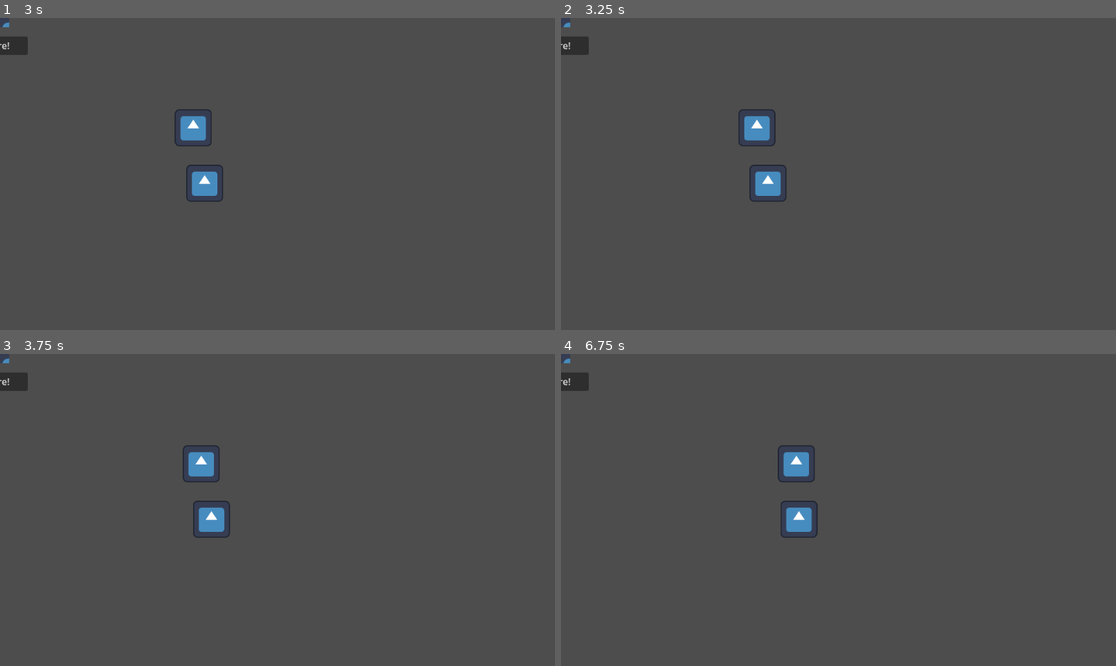
Above: before the commit, frames 1-4 (two rows, left to right).
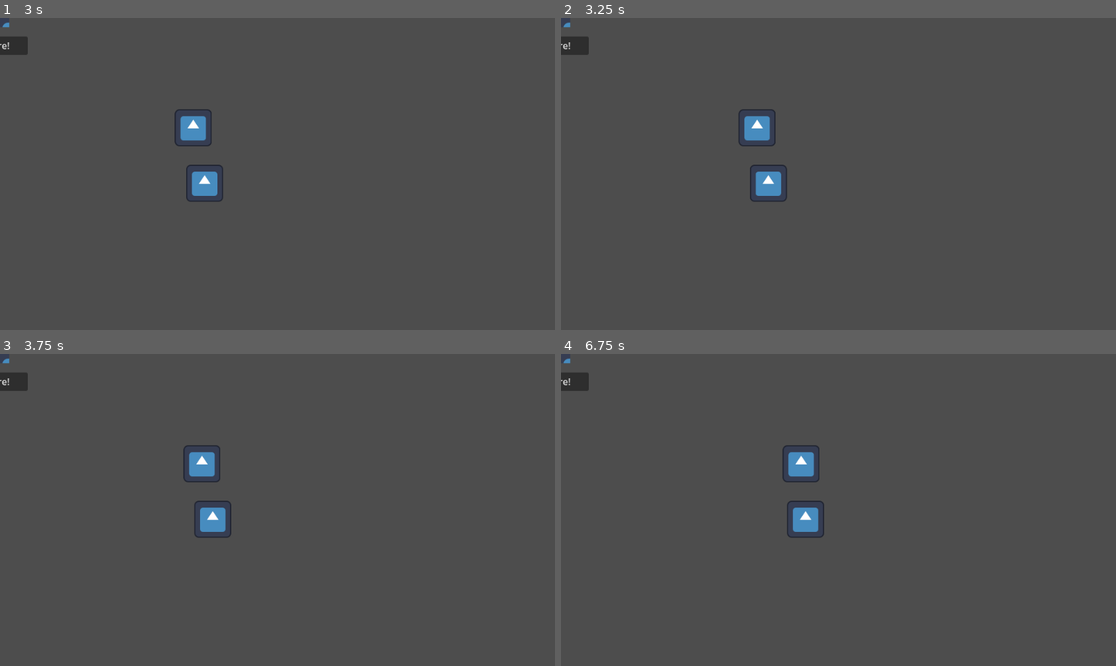
Above: after the commit, the same moments.

Repository: zlounsberry/RedEye-LD59
Game: Godot game, scene res://scenes/main.tscn
Same seed, same stepped clock (60 frames per second), same inputs: the game is played once before the commit and once after it. The engine's default icon, where the game draws it, is replaced by a stand-in: a white triangle on a blue panel in a dark square.
Inputs:
- Up to frame 1 (3 s): no input
- Up to frame 2 (3.25 s): no input
- Up to frame 3 (3.75 s): no input
- Up to frame 4 (6.75 s): no input

Frame 1 is identical in both runs. In frame 2, less than 0.1% of the frame differs, in the area x 33-40%, y 31-58%; in frame 3, 0.2%; in frame 4, 0.7%, in the area x 39-48%, y 29-59%.

Commit message:
hacking away

Diff:
--- a/project.godot
+++ b/project.godot
@@ -18,6 +18,7 @@
 [autoload]
 
 Signals="*uid://cr0ivublabtl3"
+GameData="*uid://bx0ixac7xlukr"
 
 [display]
 
--- a/scenes/horf.tscn
+++ b/scenes/horf.tscn
@@ -88,7 +88,7 @@
 
 [node name="Emote" type="Sprite2D" parent="Path2D/PathFollow2D" unique_id=729160741]
 
-[node name="HorseAnim" type="AnimationPlayer" parent="." unique_id=875844191]
+[node name="HorfAnim" type="AnimationPlayer" parent="." unique_id=875844191]
 libraries/ = SubResource("AnimationLibrary_60tau")
 
 [node name="EmoteAnim" type="AnimationPlayer" parent="." unique_id=311222826]
--- a/scenes/main.tscn
+++ b/scenes/main.tscn
@@ -46,5 +46,3 @@
 horf_id = 2
 
 [node name="GunContainer" parent="." unique_id=1881853301 instance=ExtResource("3_sugp2")]
-layout_mode = 0
-anchors_preset = 0
--- /dev/null
+++ b/scripts/globals/game_data.gd
@@ -0,0 +1,59 @@
+extends Node
+
+const HORF_DICT: Dictionary = {
+	0: {
+		"odds_to_one": 1,
+		"low_speed": 15,
+		"high_speed": 30,
+		"lock_in_likelihood": 0.45,
+	},
+	1: {
+		"odds_to_one": 2,
+		"low_speed": 14,
+		"high_speed": 27.5,
+		"lock_in_likelihood": 0.45,
+	},
+	2: {
+		"odds_to_one": 4,
+		"low_speed": 13,
+		"high_speed": 22.5,
+		"lock_in_likelihood": 0.45,
+	},
+	3: {
+		"odds_to_one": 8,
+		"low_speed": 10,
+		"high_speed": 20,
+		"lock_in_likelihood": 0.4,
+	},
+	4: {
+		"odds_to_one": 16,
+		"low_speed": 7.5,
+		"high_speed": 20,
+		"lock_in_likelihood": 0.35,
+	},
+	5: {
+		"odds_to_one": 24,
+		"low_speed": 5,
+		"high_speed": 17.5,
+		"lock_in_likelihood": 0.35,
+	},
+	6: {
+		"odds_to_one": 32,
+		"low_speed": 4,
+		"high_speed": 17.5,
+		"lock_in_likelihood": 0.3,
+	},
+	7: {
+		"odds_to_one": 64,
+		"low_speed": 4,
+		"high_speed": 12.5,
+		"lock_in_likelihood": 0.2,
+	},
+}
+
+@onready var current_money: int = 5000
+@onready var current_day: int = 1
+
+@onready var main_volume: float = 0.8
+@onready var sfx_volume: float = 0.8
+@onready var music_volume: float = 0.8
--- a/scripts/horf.gd
+++ b/scripts/horf.gd
@@ -2,26 +2,37 @@
 
 const VELOCITY_UPDATES: int = 5
 
-@export var speed_low: float = 8
-@export var speed_high: float = 12
-@export var speed_modifier: float = 1.0
-@export var horf_id: int = 1
-@export var lock_in_likelihood: float = 0.2
-
 @onready var path_follow_2d: PathFollow2D = $Path2D/PathFollow2D
 @onready var change_speed_timer: Timer = $ChangeSpeed
 @onready var lock_in_timer: Timer = $LockIn
-@onready var horse_anim: AnimationPlayer = $HorseAnim
+@onready var horf_anim: AnimationPlayer = $HorfAnim
 @onready var emote_anim: AnimationPlayer = $EmoteAnim
 @onready var race_over: bool = false
 @onready var locked_in: bool = false
 
+var speed_modifier: float = 1.0
 var speed: float
+var speed_low: float
+var speed_high: float
+var lock_in_likelihood: float
+var horf_id: int
+var odds_to_one: int
+
+var modifier_delta_on_bribe: int
+var lock_in_delta_on_bribe: int = randf_range(0.025, 0.05)
+var cost_to_bribe: int = randi_range(100, 500)
 
 
 func _ready() -> void:
 	_update_current_speed()
 	_connect_signals()
+	if not GameData.HORF_DICT.has(horf_id):
+		print("error, misassigned horf dict")
+		return
+	odds_to_one = GameData.HORF_DICT[horf_id]["odds_to_one"]
+	speed_low = GameData.HORF_DICT[horf_id]["low_speed"]
+	speed_high = GameData.HORF_DICT[horf_id]["high_speed"]
+	lock_in_likelihood = GameData.HORF_DICT[horf_id]["lock_in_likelihood"]
 
 
 func _connect_signals() -> void:
@@ -43,8 +54,19 @@
 	speed = new_speed
 
 
+func _bribe_jockey(is_bribed_to_be_worse: bool) -> void:
+	if is_bribed_to_be_worse:
+		speed_modifier -= modifier_delta_on_bribe
+		lock_in_likelihood -= lock_in_delta_on_bribe
+	else:
+		speed_modifier += modifier_delta_on_bribe
+		lock_in_likelihood += lock_in_delta_on_bribe
+	speed_low *= speed_modifier
+	speed_high *= speed_modifier
+
+
 func _race_start() -> void:
-	horse_anim.play("run")
+	horf_anim.play("run")
 
 
 func _race_over(_horf_id: int) -> void:
@@ -54,7 +76,6 @@
 func _on_misfire_gun() -> void:
 	if locked_in:
 		return
-
 	speed = 0
 	change_speed_timer.start()
 
Not shown, added: scripts/globals/game_data.gd.uid
